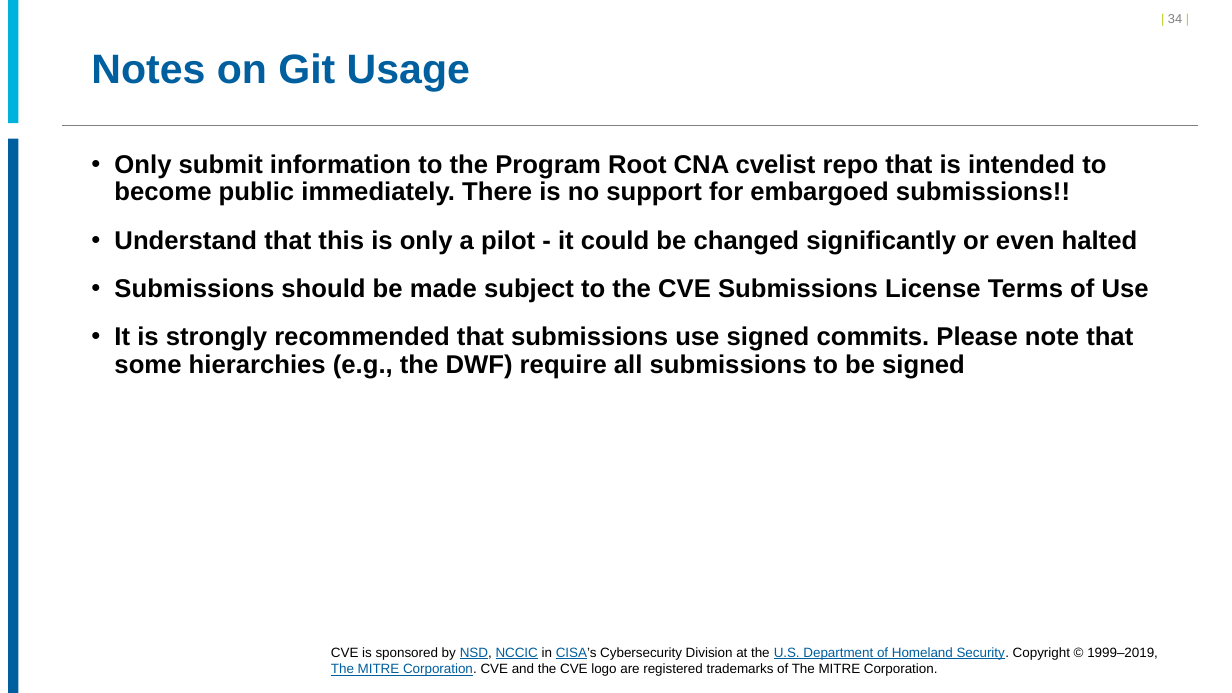
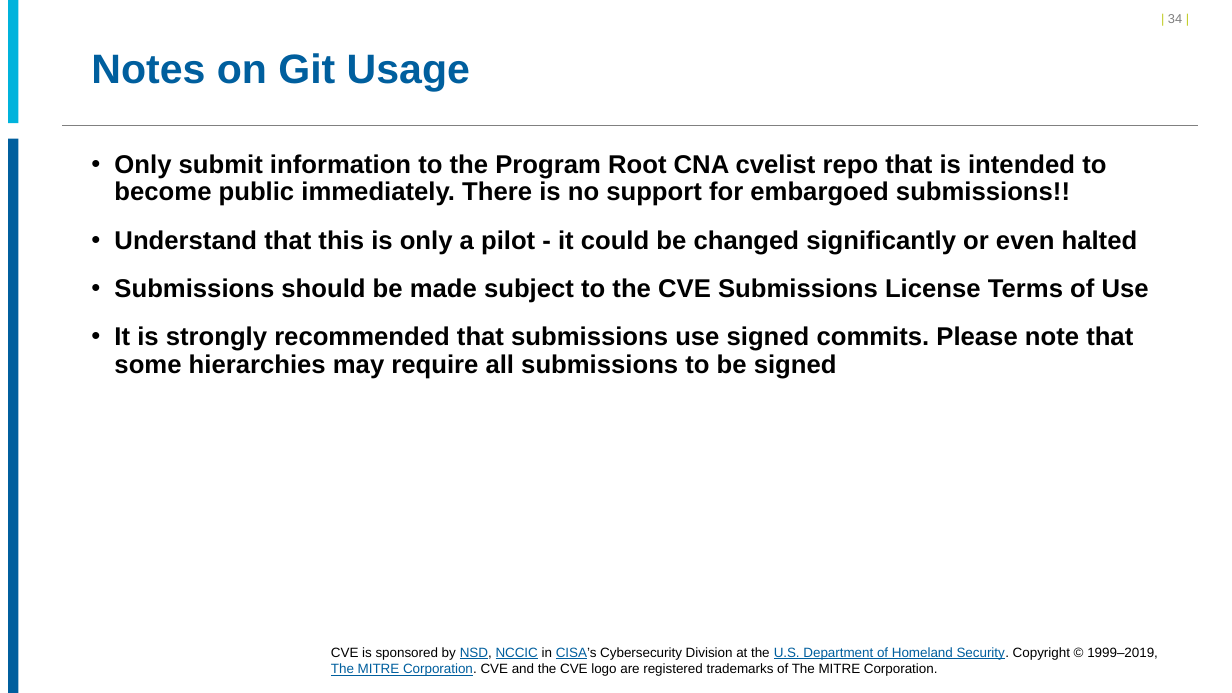
Before and after one commit to CVEProject/cveproject.github.io, a slide deck: slide 34 of docs/cna/CVE_Entry_Submission_Process.pptx. Drawn at 1232x693 pixels with LibreOffice and Linux fonts; fonts in the diff are those of the drawing; background and template pictures are left out. Boxes give left, top, right and bottom in pixels: in the first picture for what was removed or moved away, otherwise in the second. Text is boxed around its words. In the diff, an @@ line names an element or a change of style, - is before the commit and + after.

Commit message:
Upload CVE_Entry_Submission_Process.pptx
Updated to remove DWF mentions, now that the pilot program has ended

```diff
--- a/docs/cna/CVE_Entry_Submission_Process.pptx
+++ b/docs/cna/CVE_Entry_Submission_Process.pptx
@@ text at <box>114,326,1133,379</box>: text changed @@
-• It is strongly recommended that submissions use signed commits. Please note that some hierarchies (e.g., the DWF) require all submissions to be signed
+• It is strongly recommended that submissions use signed commits. Please note that some hierarchies may require all submissions to be signed
```
Also in this commit, not shown: 1 other slide changed.
